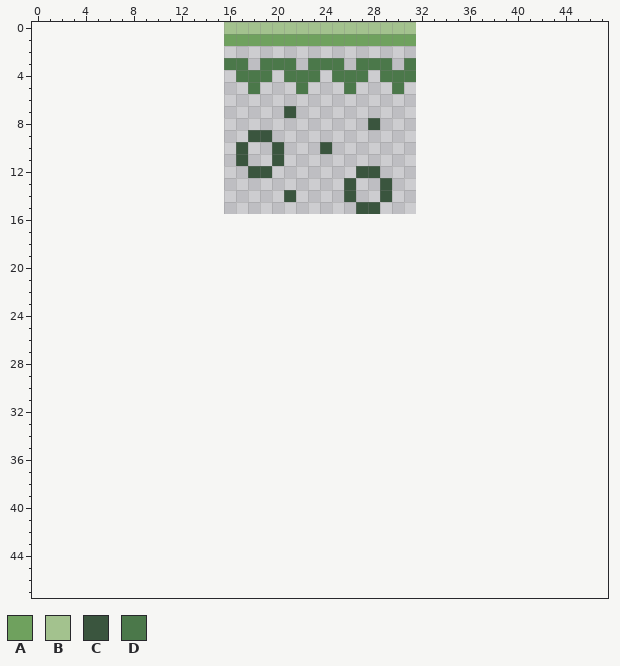
Pixel-art file -- Assets/Sprites/BG/Grass1.aseprite. That is the earlier state.
16x16 pixels, 1 frame. The old version is drawn lined up with the new one, on the new canvas.
Palette (. is transparent): A #6fa15e  B #a3c28e  C #3a553e  D #4b784a
Pixels before, first column x 16:
 0 BBBBBBBBBBBBBBBB
 1 AAAAAAAAAAAAAAAA
 2 ................
 3 DD.DDD.DDD.DDD.D
 4 .DDD.DDD.DDD.DDD
 5 ..D...D...D...D.
 6 ................
 7 .....C..........
 8 ............C...
 9 ..CC............
10 .C..C...C.......
11 .C..C...........
12 ..CC.......CC...
13 ..........C..C..
14 .....C....C..C..
15 ...........CC...
Once edited:
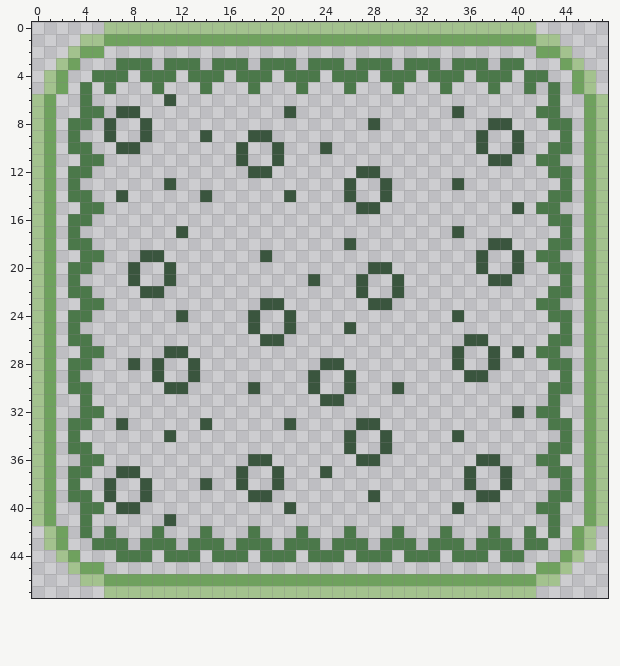
The exact change:
canvas 16x16 -> 48x48, the old top-left corner now at 16,0
Changed rows in their new state; - is an unchanged pixel.
first column x 0:
 0 ------BBBBBBBBBB----------------BBBBBBBBBB------
 1 ----BBAAAAAAAAAA----------------AAAAAAAAAABB----
 2 ---BAA------------------------------------AAB---
 3 --BA---DDD-DDD-D----------------DD-DDD-DD---AB--
 4 -BA--DDD-DDD-DDD-----------------DDD-DDD-DD--AB-
 5 -BA-D-D---D---D-------------------D---D--D-D-AB-
 6 BA--D------C-------------------------------D--AB
 7 BA--DD-CC--------------------------C------DD--AB
 8 BA-DD-C--C----------------------------CC---DD-AB
 9 BA-D--C--C----C----------------------C--C---D-AB
10 BA-DD--CC----------------------------C--C--DD-AB
11 BA--DD--------------------------------CC--DD--AB
12 BA-DD--------------------------------------DD-AB
13 BA-D-------C-----------------------C--------D-AB
14 BA-DD--C------C----------------------------DD-AB
15 BA--DD----------------------------------C-DD--AB
16 BA-DD--------------------------------------DD-AB
17 BA-D--------C----------------------C--------D-AB
18 BA-DD---------------------C-----------CC---DD-AB
19 BA--DD---CC--------C-----------------C--C-DD--AB
20 BA-DD---C--C----------------CC-------C--C--DD-AB
21 BA-D----C--C-----------C---C--C-------CC----D-AB
22 BA-DD----CC----------------C--C------------DD-AB
23 BA--DD-------------CC-------CC------------DD--AB
24 BA-DD-------C-----C--C-------------C-------DD-AB
25 BA-D--------------C--C----C-----------------D-AB
26 BA-DD--------------CC---------------CC-----DD-AB
27 BA--DD-----CC----------------------C--C-C-DD--AB
28 BA-DD---C-C--C----------CC---------C--C----DD-AB
29 BA-D------C--C---------C--C---------CC------D-AB
30 BA-DD------CC-----C----C--C---C------------DD-AB
31 BA--D-------------------CC-----------------D--AB
32 BA--DD----------------------------------C-DD--AB
33 BA-DD--C------C------C-----CC--------------DD-AB
34 BA-D-------C--------------C--C-----C--------D-AB
35 BA-DD---------------------C--C-------------DD-AB
36 BA--DD------------CC-------CC--------CC---DD--AB
37 BA-DD--CC--------C--C---C-----------C--C---DD-AB
38 BA-D--C--C----C--C--C---------------C--C----D-AB
39 BA-DD-C--C--------CC--------C--------CC----DD-AB
40 BA--DD-CC------------C-------------C------DD--AB
41 BA--D------C-------------------------------D--AB
42 -BA-D-D---D---D---D---D---D---D---D---D--D-D-AB-
43 -BA--DDD-DDD-DDD-DDD-DDD-DDD-DDD-DDD-DDD-DD--AB-
44 --BA---DDD-DDD-DDD-DDD-DDD-DDD-DDD-DDD-DD---AB--
45 ---BAA------------------------------------AAB---
46 ----BBAAAAAAAAAAAAAAAAAAAAAAAAAAAAAAAAAAAABB----
47 ------BBBBBBBBBBBBBBBBBBBBBBBBBBBBBBBBBBBB------
